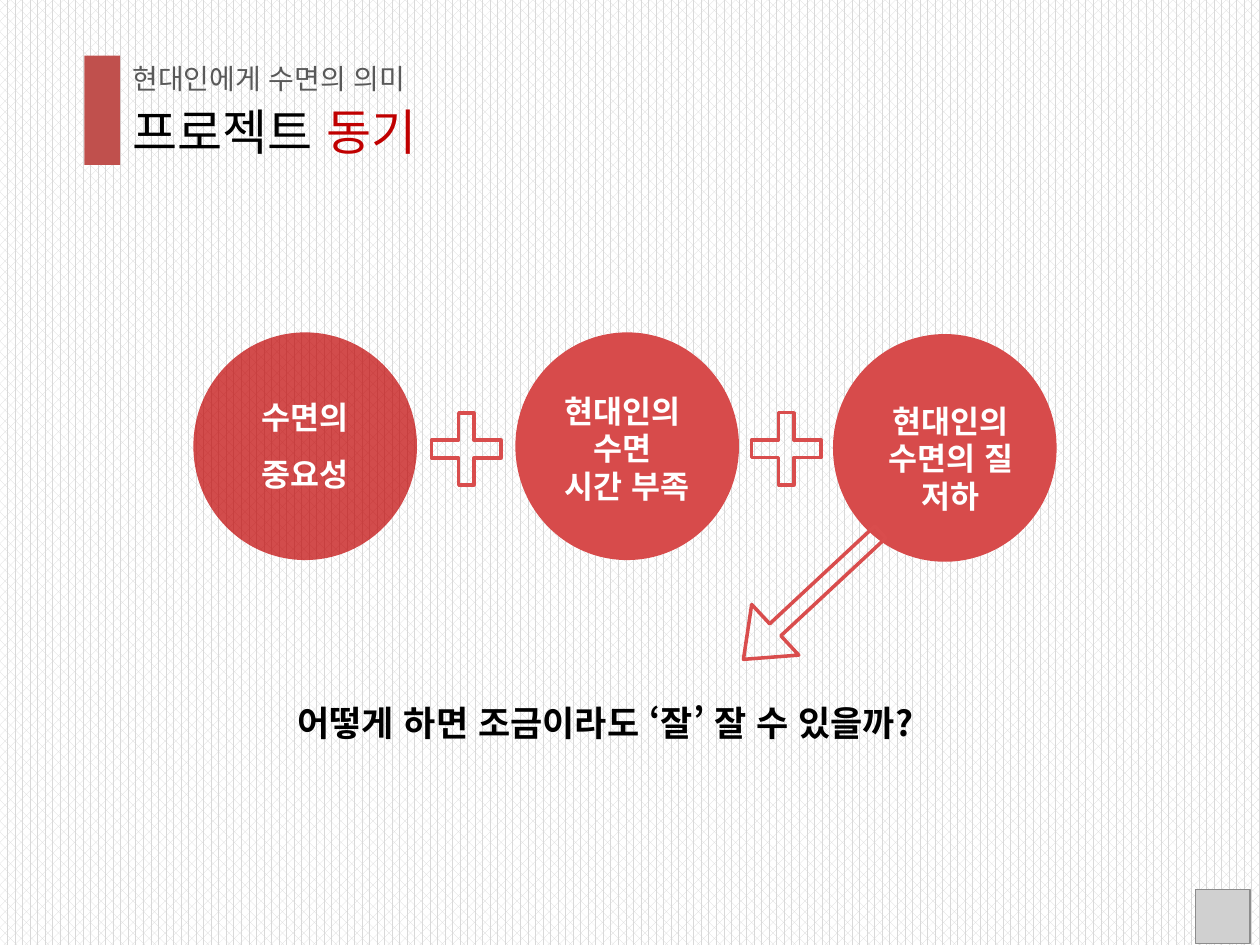
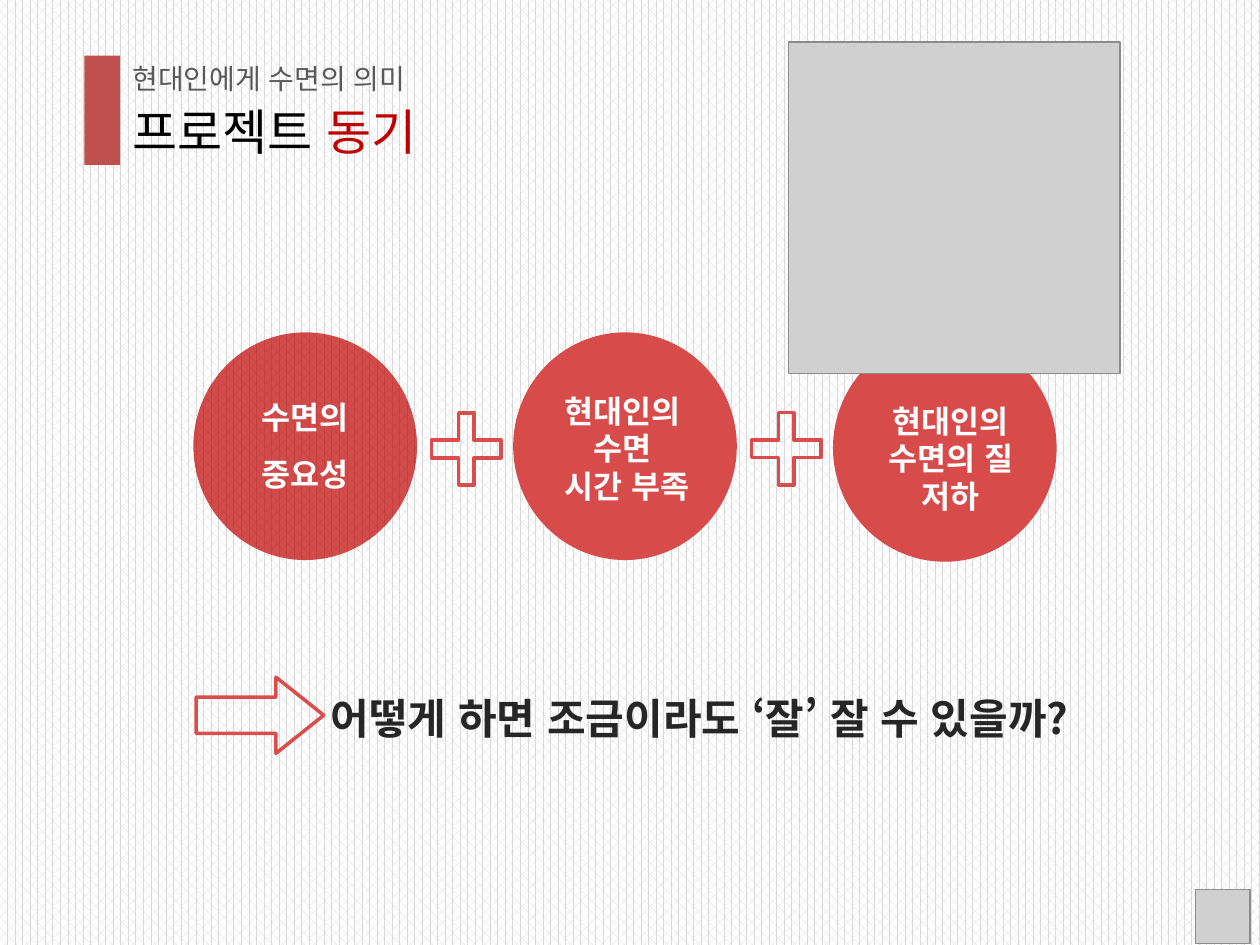
Before and after one commit to dongjooyun/Fall-2019-OSS_Term_project, a slide deck: slide 4 of group6presentation.pptx. Drawn at 1260x945 pixels with LibreOffice and Linux fonts; fonts in the diff are those of the drawing; grey boxes stand for pictures. Boxes give left, top, right and bottom in pixels: in the first picture for what was removed or moved away, otherwise in the second. Text is boxed around its words. In the diff, an @@ line names an element or a change of style, - is before the commit and + after.

```diff
--- a/group6presentation.pptx
+++ b/group6presentation.pptx
@@ picture added at (x1=789, y1=42, x2=1120, y2=373) @@
@@ right arrow at (x1=197, y1=677, x2=324, y2=752): proportions changed; rotation 137 to 0 degrees @@
@@ text "어떻게 하면 조금이라도 ‘잘’ 잘 ..." moved from (x1=297, y1=705, x2=913, y2=740) to (x1=331, y1=697, x2=1069, y2=738) @@
@@ text "어떻게 하면 조금이라도 ‘잘’ 잘 ..." at (x1=331, y1=697, x2=1069, y2=738): size 20 to 24 pt, text colour #000000 to #262626 @@
```
Also in this commit, not shown: 3 other slides changed.
